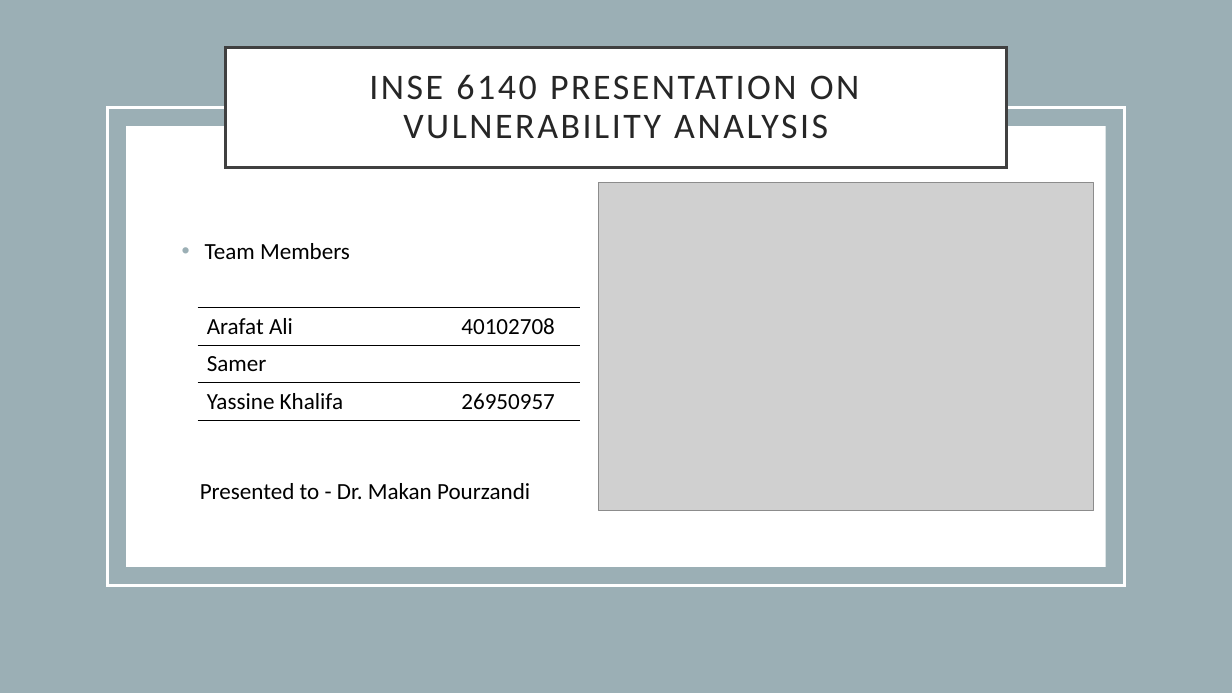
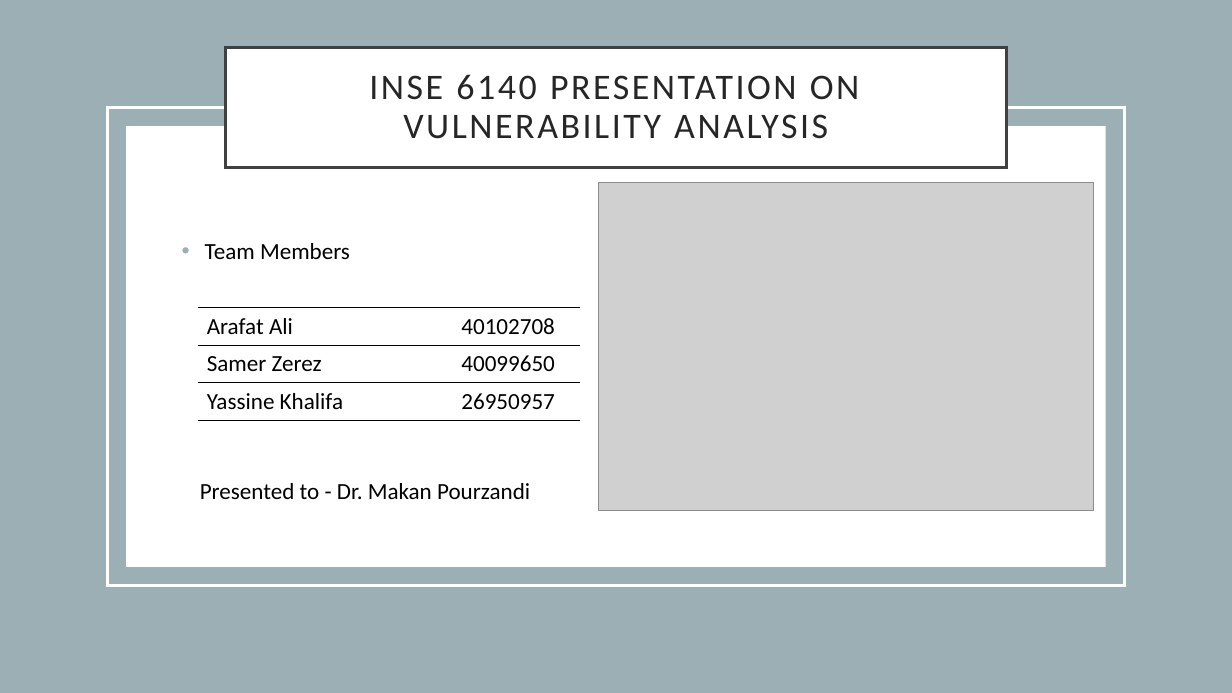
Before and after one commit to ar4f4t/INSE-6140-Project, a slide deck: slide 1 of Presentation Slides/Presentation Slide.pptx. Drawn at 1232x693 pixels with LibreOffice and Linux fonts; fonts in the diff are those of the drawing; grey boxes stand for pictures. Boxes give left, top, right and bottom in pixels: in the first picture for what was removed or moved away, otherwise in the second. Text is boxed around its words. In the diff, an @@ line names an element or a change of style, - is before the commit and + after.

```diff
--- a/Presentation Slides/Presentation Slide.pptx
+++ b/Presentation Slides/Presentation Slide.pptx
@@ table at bbox=[198, 308, 580, 419] @@
-row 2, column 1: Samer
+row 2, column 1: Samer Zerez
-row 2, column 2: 
+row 2, column 2: 40099650
```
Also in this commit, not shown: 1 other slide changed, 5 slides added, 1 slide removed.
